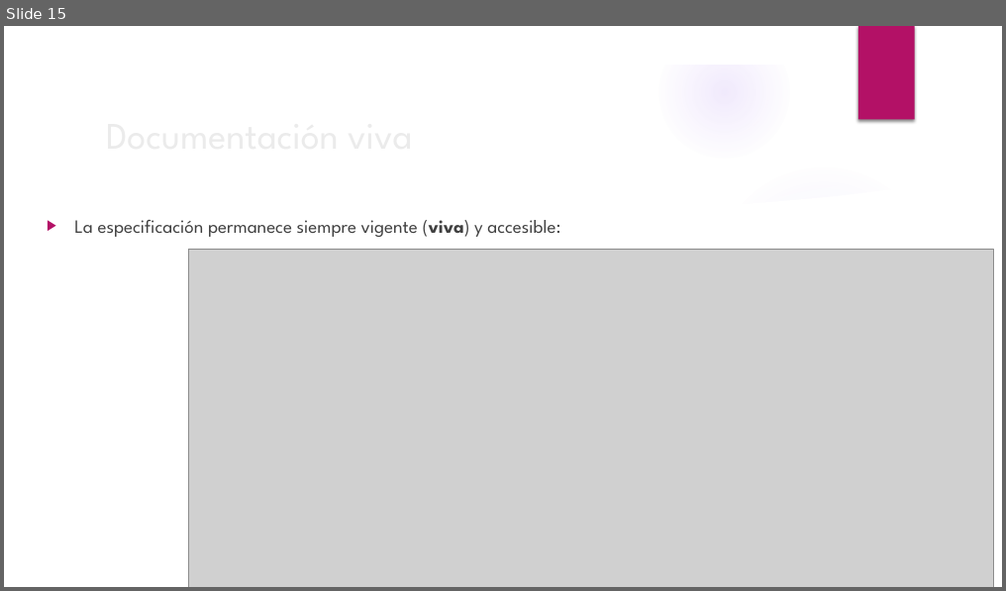
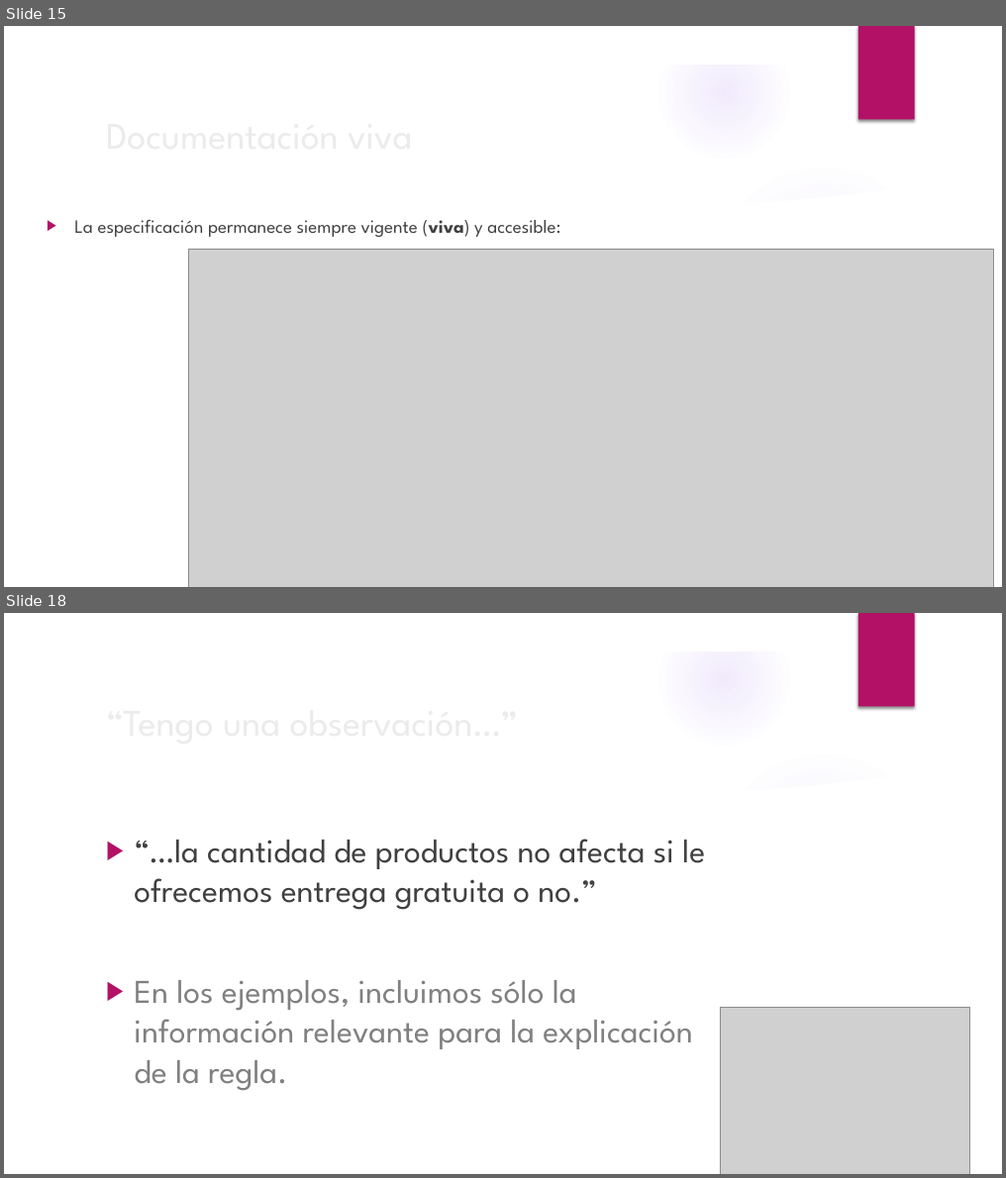
Before and after one commit to oscarcenteno/charla-especificacion-por-ejemplos, a slide deck: Especificacion por Ejemplos.pptx. Shown one above the other, each under a label of ours: slide 15 before the commit, slides 15 and 18 after it; the slides between them are not shown. The pictures are 1006x591 and 1006x1178 pixels, drawn with LibreOffice and Linux fonts; fonts in the diff are those of the drawing; grey boxes stand for pictures; background and template pictures are left out. Boxes give left, top, right and bottom in pixels: in the first picture for what was removed or moved away, otherwise in the second. Text is boxed around its words. In the diff, an @@ line names an element or a change of style, - is before the commit and + after.

Commit message:
Mejoro ejemplo de Entregas Gratuitas. Configuro OpenCover y Coveralls.io

```diff
--- a/Especificacion por Ejemplos.pptx
+++ b/Especificacion por Ejemplos.pptx
@@ slide 18 added at (4, 613, 1002, 1174), background picture (left out); not listed: 9 template elements that a slide beside it also shows @@
@@ title added at (98, 692, 816, 750), 36 pt, text #EBEBEB @@
+“Tengo una observación…”
@@ text added at (134, 839, 705, 1091), 32 pt, text #808080 @@
+▶ “…la cantidad de productos no afecta si le ofrecemos entrega gratuita o no.”
+▶ En los ejemplos, incluimos sólo la información relevante para la explicación de la regla.
@@ picture added at (720, 1008, 969, 1174) @@
```
Also in this commit, not shown: 7 slides changed, 53 other files.
